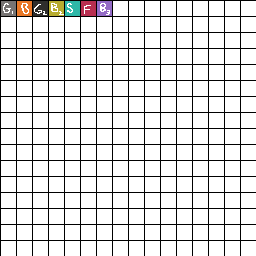
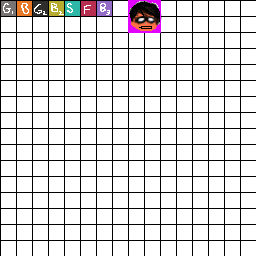
Comparing the layer stacks of the two (256, 256) images. Changes:
added layer "Layer 3" above "Layer 2 copy" over [128, 0, 162, 33]
